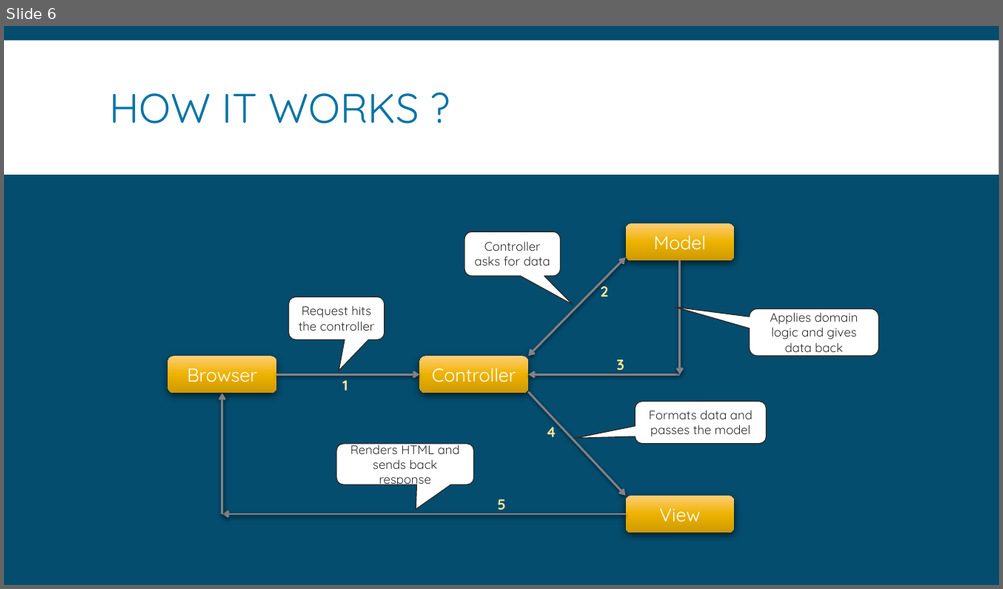
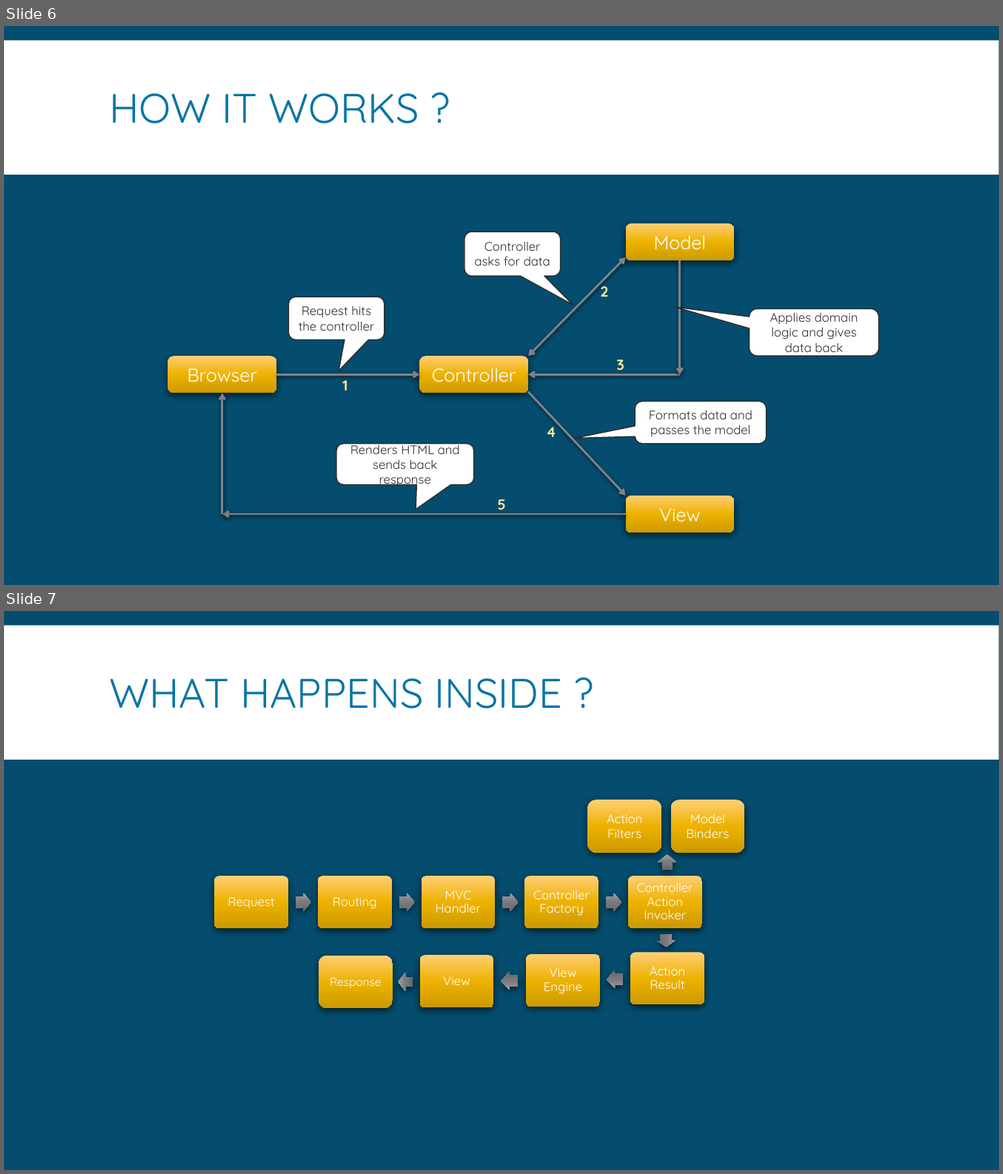
Before and after one commit to amaldevv/asp-net-mvc5, a slide deck: Presentations/Day 1.pptx. Shown one above the other, each under a label of ours: slide 6 before the commit, slides 6 and 7 after it. The pictures are 1003x589 and 1003x1174 pixels, drawn with LibreOffice and Linux fonts; fonts in the diff are those of the drawing. Boxes give left, top, right and bottom in pixels: in the first picture for what was removed or moved away, otherwise in the second. Text is boxed around its words. In the diff, an @@ line names an element or a change of style, - is before the commit and + after.

Commit message:
added more slides to day 1

```diff
--- a/Presentations/Day 1.pptx
+++ b/Presentations/Day 1.pptx
@@ slide 7 added at (4, 611, 999, 1170), background #044D6E; not listed: 1 template element that a slide beside it also shows @@
@@ title added at (110, 678, 562, 709), 40 pt, text #0774A6 @@
+WHAT HAPPENS INSIDE ?
@@ rounded rectangle added at (587, 800, 661, 853), fill gradient #FFCE77 to #EEB300 to #CC9A00, 12 pt, text #FFFFFF @@
+Action Filters
@@ rounded rectangle added at (671, 800, 745, 853), fill gradient #FFCE77 to #EEB300 to #CC9A00, 12 pt, text #FFFFFF @@
+Model Binders
@@ up arrow added at (657, 855, 676, 870), fill gradient #A1A1A5 to #79797F to #68686D @@
@@ rounded rectangle added at (318, 956, 392, 1008), fill gradient #FFCE77 to #EEB300 to #CC9A00, 11 pt, text #FFFFFF @@
+Response
@@ up arrow added at (398, 972, 412, 991), fill gradient #A1A1A5 to #79797F to #68686D @@
@@ group added at (214, 876, 704, 1008): 8 rounded rectangles, 8 texts, 7 right arrows @@
+Request
+Routing
+MVC Handler
+Controller Factory
+Controller Action Invoker
+Action Result
+View Engine
+View
```
